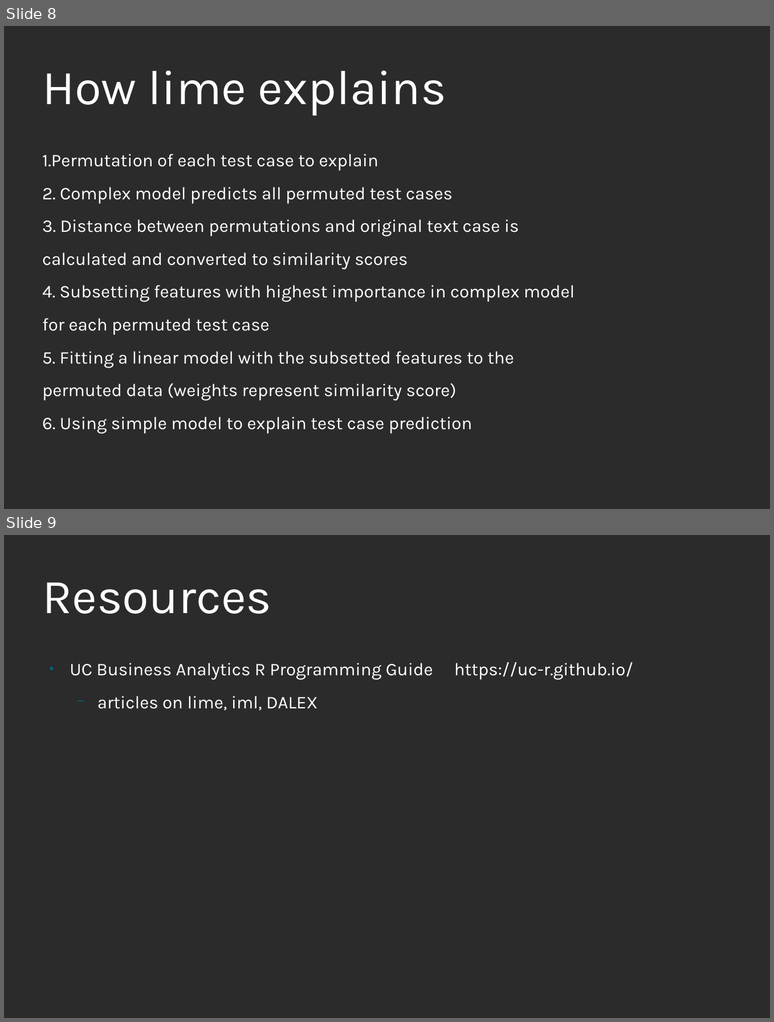
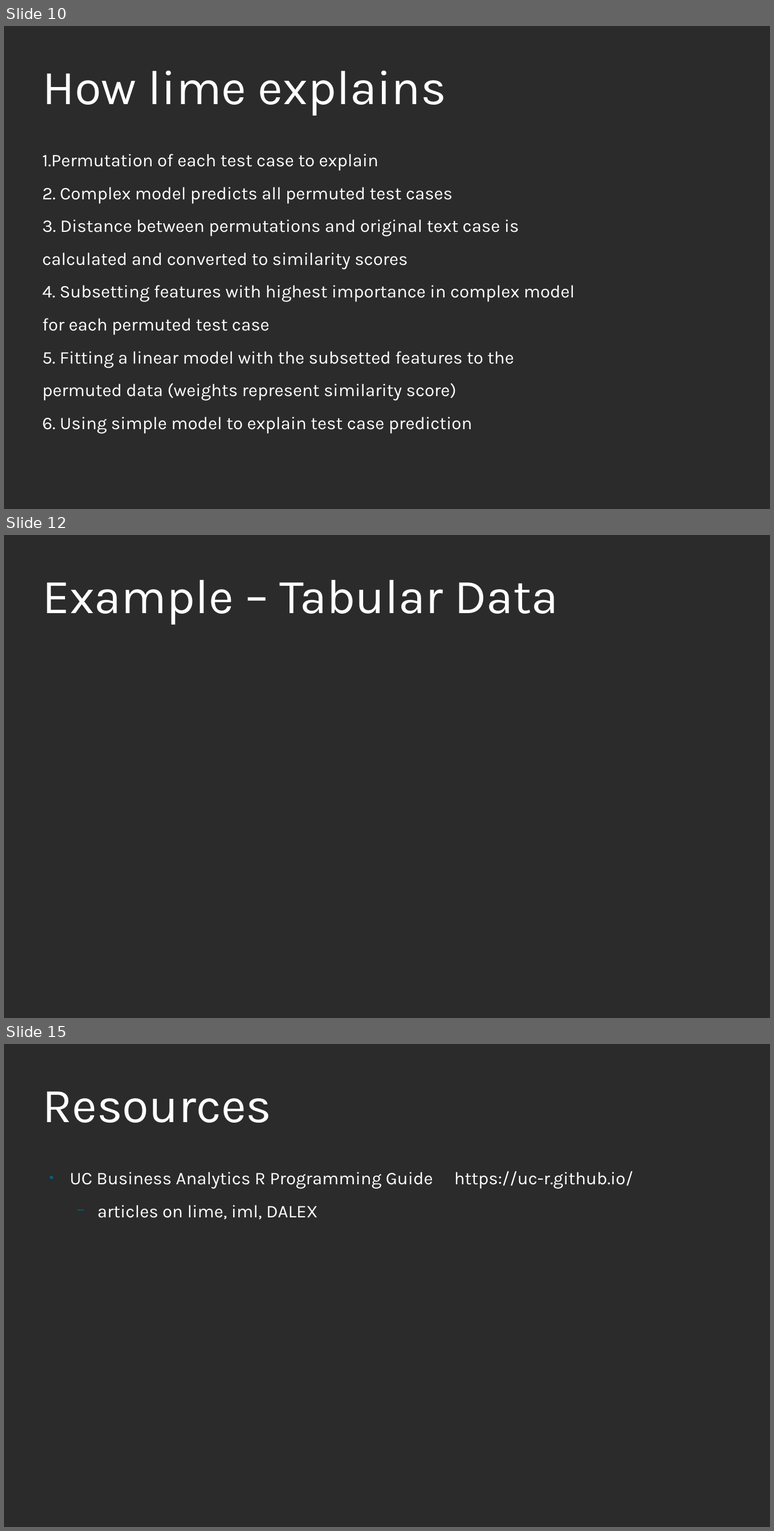
Before and after one commit to mattdube/stl-rug_lime, a slide deck: Slides/stl-rug_lime_01092019.odp. Shown one above the other, each under a label of ours: slides 8 and 9 before the commit, slides 10, 12 and 15 after it; the slides between them are not shown. The pictures are 774x1022 and 774x1531 pixels, drawn with LibreOffice and Linux fonts; fonts in the diff are those of the drawing; background and template pictures are left out; a plain dark background stands for a picture behind light text. Boxes give left, top, right and bottom in pixels: in the first picture for what was removed or moved away, otherwise in the second. Text is boxed around its words. In the diff, an @@ line names an element or a change of style, - is before the commit and + after.

```diff
--- a/Slides/stl-rug_lime_01092019.odp
+++ b/Slides/stl-rug_lime_01092019.odp
@@ slide 12 added at (4, 535, 770, 1018), background picture (left out) @@
@@ title added at (42, 579, 558, 624), 60 pt, text #FFFFFF @@
+Example – Tabular Data
@@ what was slide 8 is now slide 10 @@
@@ what was slide 9 is now slide 15 @@
```
Also in this commit, not shown: 1 slide changed, 6 other slides added, 1 slide removed.
